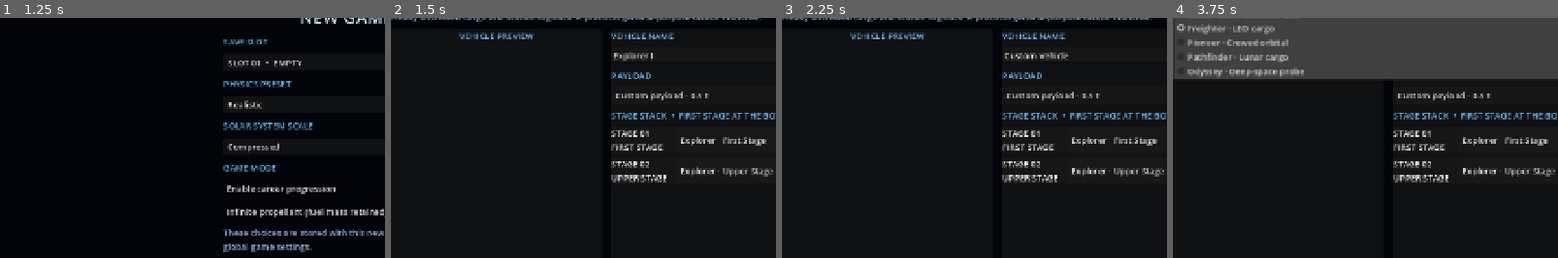
Above: before the commit, frames 1-4 (left to right).
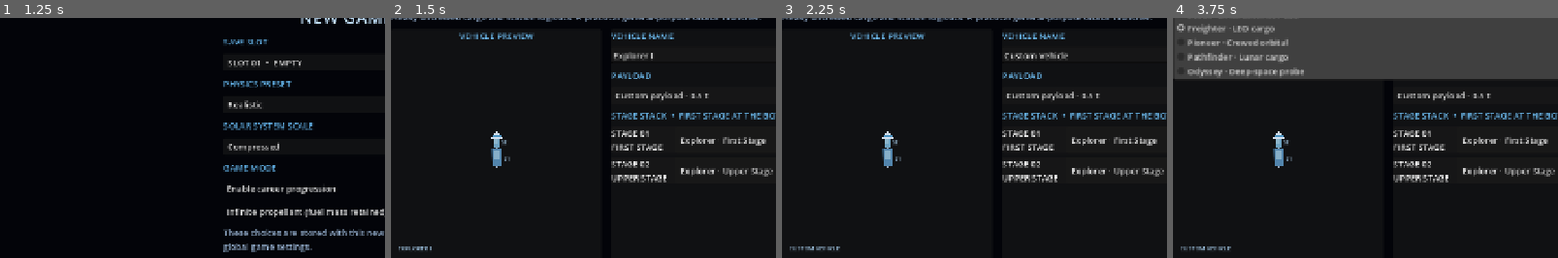
Above: after the commit, the same moments.

Repository: Blagos1195/Gravity-simulator
Game: Godot game, scene res://scenes/main.tscn
The game is run twice, just before and just after one commit, with the same random seed, the same clock (stepped at 60 frames per second) and the same inputs.
Inputs:
- Up to frame 1 (1.25 s): click "NEW GAME" at 0.5 s
- Up to frame 2 (1.5 s): click "CONTINUE TO ROCKET BUILDER" at 1.25 s
- Up to frame 3 (2.25 s): click "NEW CUSTOM" at 2 s
- Up to frame 4 (3.75 s): click "NEW CUSTOM" at 2.75 s; click "Freighter · LEO cargo" at 3.5 s
The pictures show only the part of the screen within x 1-51%, y 20-70%; the shares and areas given below are measured in that part.

Frame 1 is identical in both runs. In frame 2, 0.5% of the frame differs, in the area x 2-31%, y 47-97%; in frame 3, 0.5%; in frame 4, 0.5%.
Error before the commit: Parse Error: Too few arguments for "_polygon()" call. Expected at least 6 but received 4. (res://scripts/rocket_visual.gd:211)

Commit message:
Fix modular engine component rendering

Diff:
--- a/Gravity/scripts/rocket_visual.gd
+++ b/Gravity/scripts/rocket_visual.gd
@@ -208,7 +208,7 @@
 				_line(canvas, origin, Vector2(-half_width * 0.86, current_y + segment_height * 0.28), Vector2(half_width * 0.86, current_y + segment_height * 0.28), rotation, scale, Color(0.8, 0.86, 0.91), 0.8)
 				_line(canvas, origin, Vector2(-half_width * 0.9, current_y + segment_height * 0.78), Vector2(half_width * 0.9, current_y + segment_height * 0.78), rotation, scale, Color(0.2, 0.34, 0.46), 0.8)
 			"engine":
-				_polygon(canvas, origin, [Vector2(-half_width * 0.62, current_y), Vector2(half_width * 0.62, current_y), Vector2(half_width, current_y + segment_height), Vector2(-half_width, current_y + segment_height)], component_color)
+				_polygon(canvas, origin, [Vector2(-half_width * 0.62, current_y), Vector2(half_width * 0.62, current_y), Vector2(half_width, current_y + segment_height), Vector2(-half_width, current_y + segment_height)], rotation, scale, component_color)
 				_polygon(canvas, origin, [Vector2(-half_width * 0.72, current_y + segment_height * 0.72), Vector2(half_width * 0.72 …(193 unchanged characters)…
 				if engine_enabled and throttle > 0.0:
 					var flame_length := 7.0 + 8.0 * clampf(throttle, 0.0, 1.0)
